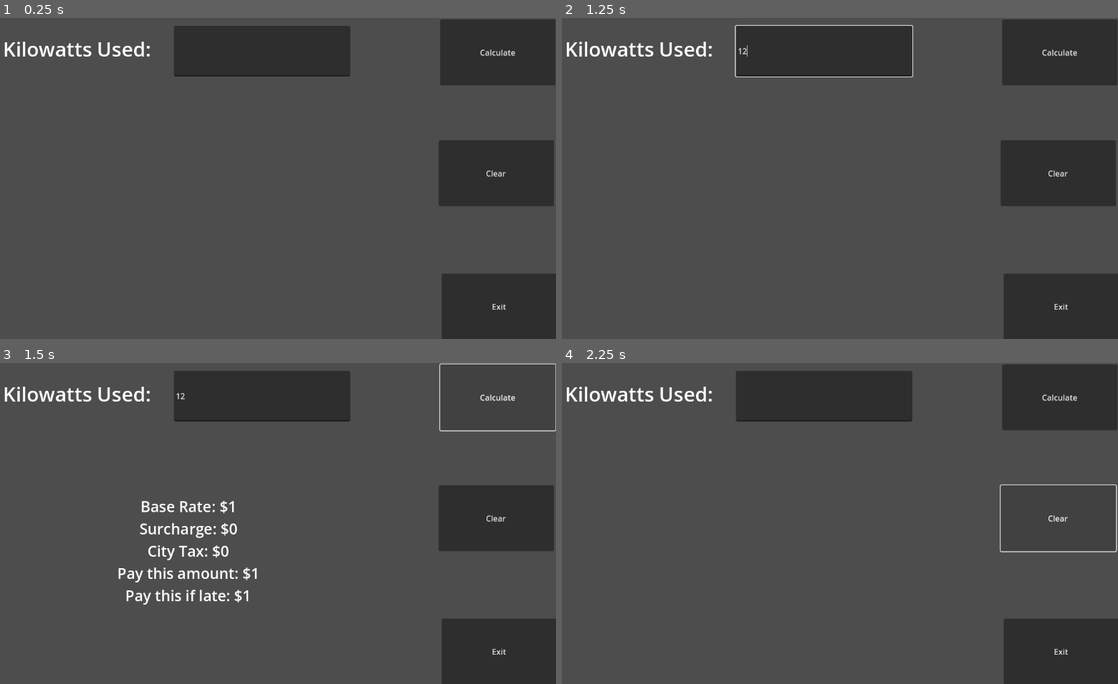
Above: before the commit, frames 1-4 (two rows, left to right).
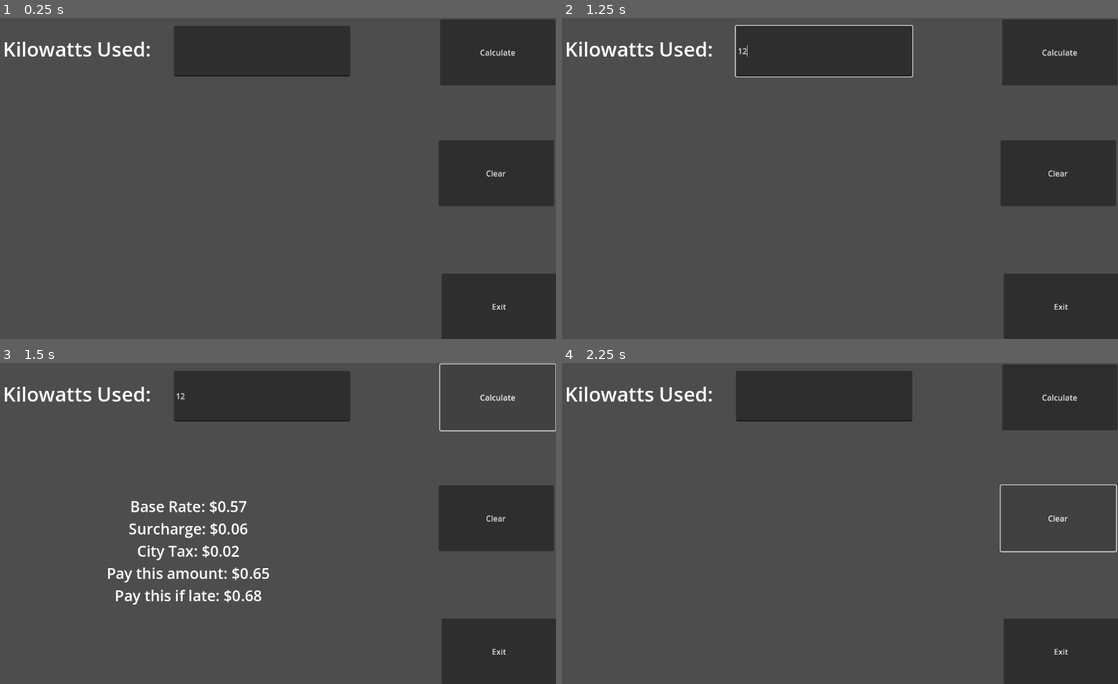
Above: after the commit, the same moments.

Repository: Tait-Sherfinski/Game-Design-I
Game: Godot game, scene res://prog_93a.tscn
Same seed, same stepped clock (60 frames per second), same inputs: the game is played once before the commit and once after it. This scene is started directly instead of the project's main scene.
Inputs (mouse positions are in pixels of both pictures, inside the frame that each line leads up to):
- Up to frame 1 (0.25 s): no input
- Up to frame 2 (1.25 s): click (823, 50) at 0.52 s; type "12" at 0.6 s
- Up to frame 3 (1.5 s): click "Calculate" at 1.25 s
- Up to frame 4 (2.25 s): click "Clear" at 2 s

Frames 1-2 are identical in both runs. In frame 3, 2.4% of the frame differs, in the area x 19-49%, y 42-76%; in frame 4, nothing differs.

Commit message:
update 93a

Diff:
--- a/Prog93a.gd
+++ b/Prog93a.gd
@@ -10,14 +10,17 @@
 func _process(delta):
 	pass
 
+func round_to_dec(num, digit):
+	return round(num * pow(10.0, digit)) / pow(10.0, digit)
+
 
 func _on_button_pressed():
 	var kwatts = int($LineEdit.text)
-	var brate = round(kwatts * 0.0475)
-	var scharge = round(brate * 0.1)
-	var ctax = round(brate * 0.03)
-	var total = round(brate + scharge + ctax)
-	var ltotal = round(total * 1.04)
+	var brate = round_to_dec(kwatts * 0.0475, 2)
+	var scharge = round_to_dec(brate * 0.1, 2)
+	var ctax = round_to_dec(brate * 0.03, 2)
+	var total = round_to_dec(brate + scharge + ctax, 2)
+	var ltotal = round_to_dec(total * 1.04, 2)
 	$lblOut.text = "Base Rate: $" + str(brate) + "\nSurcharge: $" + \
 	str(scharge) + "\nCity Tax: $" + str(ctax) + "\nPay this amount: $" + \
 	str(total) + "\nPay this if late: $" + str(ltotal)
